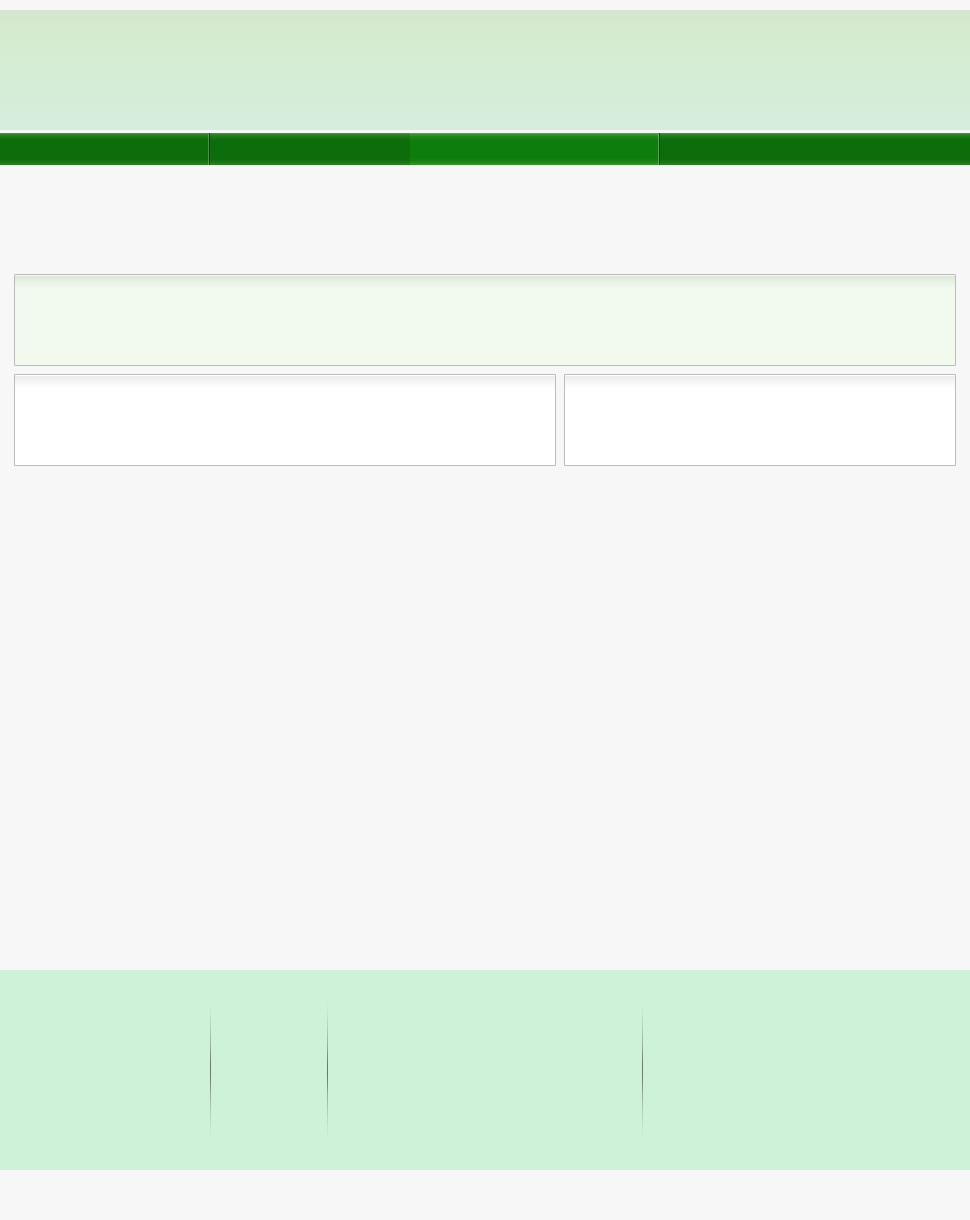
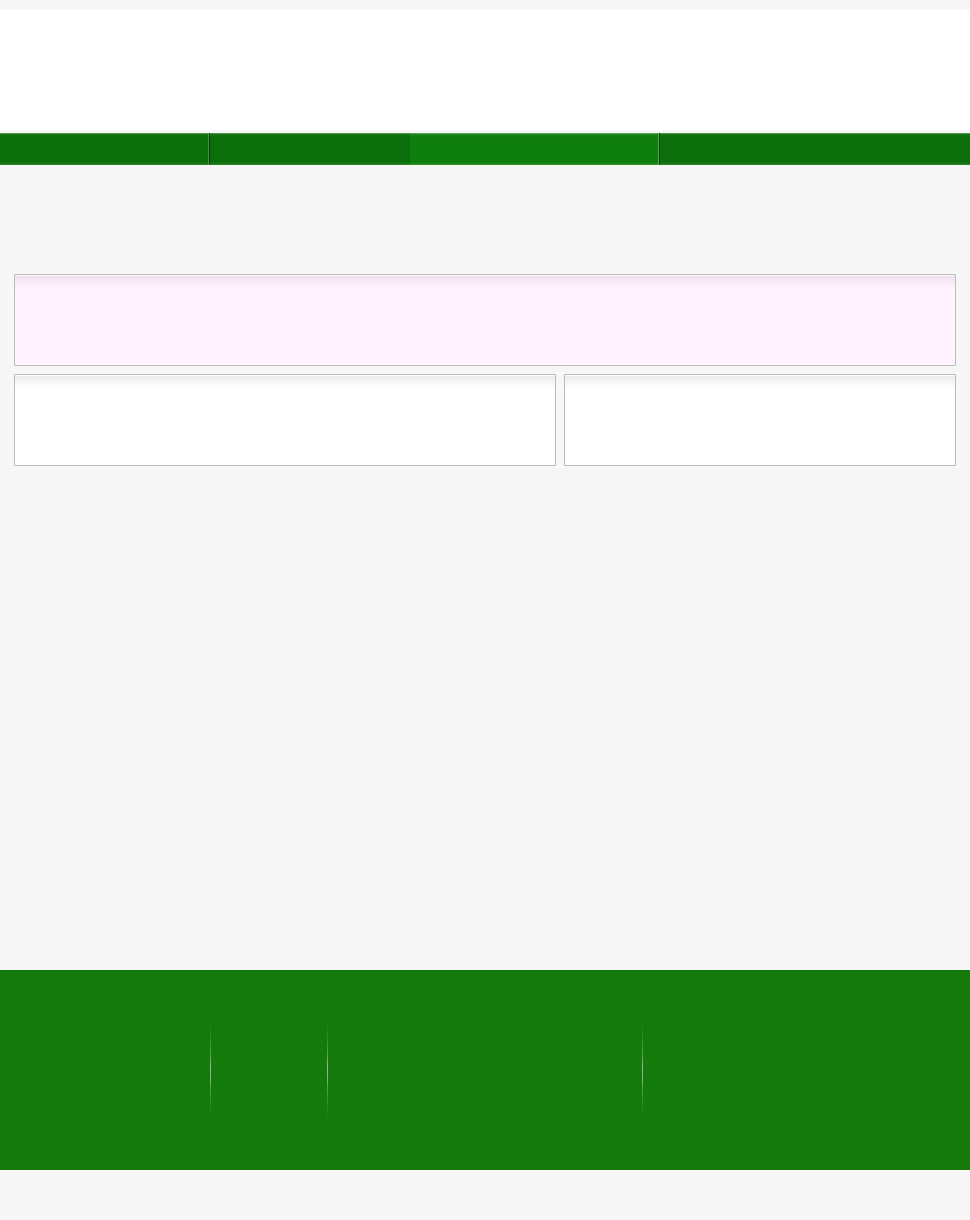
The second (970, 1220) image is a revision of the first. Changes to its layers:
painted on "header" over [0, 10, 970, 130]
painted on "header widgets" over [15, 275, 955, 365]
painted on "footer boxes" over [0, 970, 970, 1170]
